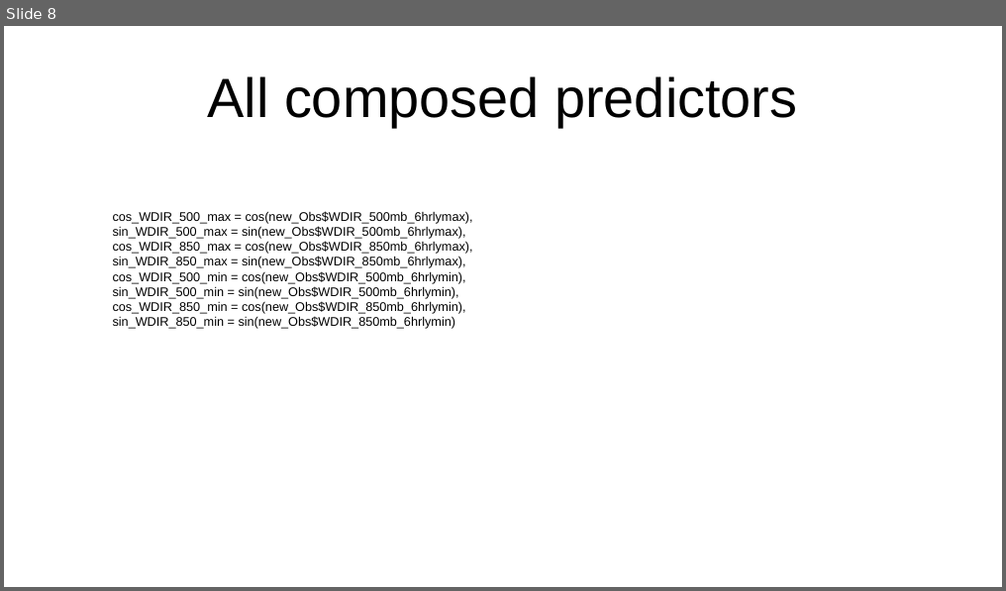
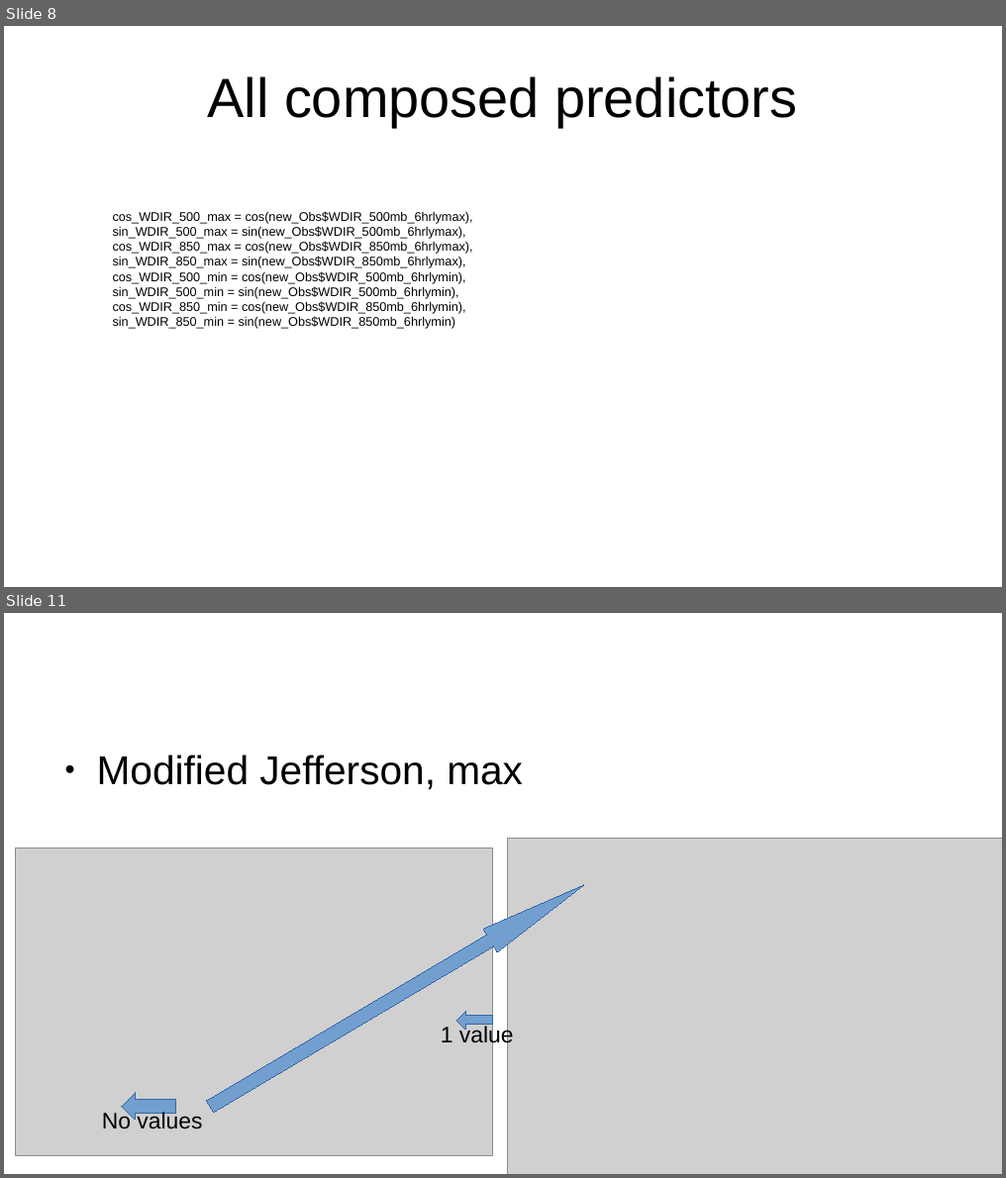
Before and after one commit to meteoNL/ThunderstormPostProcessingv0.1, a slide deck: presentation_week2_feb.odp. Shown one above the other, each under a label of ours: slide 8 before the commit, slides 8 and 11 after it; the slides between them are not shown. The pictures are 1006x591 and 1006x1178 pixels, drawn with LibreOffice and Linux fonts; fonts in the diff are those of the drawing; grey boxes stand for pictures. Boxes give left, top, right and bottom in pixels: in the first picture for what was removed or moved away, otherwise in the second. Text is boxed around its words. In the diff, an @@ line names an element or a change of style, - is before the commit and + after.

```diff
--- a/presentation_week2_feb.odp
+++ b/presentation_week2_feb.odp
@@ slide 11 added at (4, 613, 1002, 1174), background #FFFFFF @@
@@ text added at (97, 755, 523, 790), 32 pt, text #000000 @@
+● Modified Jefferson, max
@@ picture added at (16, 848, 493, 1157) @@
@@ picture added at (508, 839, 1002, 1174) @@
@@ up arrow added at (203, 873, 591, 1119), fill #729FCF, outline #3465A4 0 pt @@
@@ left arrow added at (456, 1011, 493, 1030), fill #729FCF, outline #3465A4 0 pt, 18 pt, text #000000 @@
+1 value
@@ left arrow added at (122, 1093, 176, 1120), fill #729FCF, outline #3465A4 0 pt, 18 pt, text #000000 @@
+No values
```
Also in this commit, not shown: 5 other slides added.
